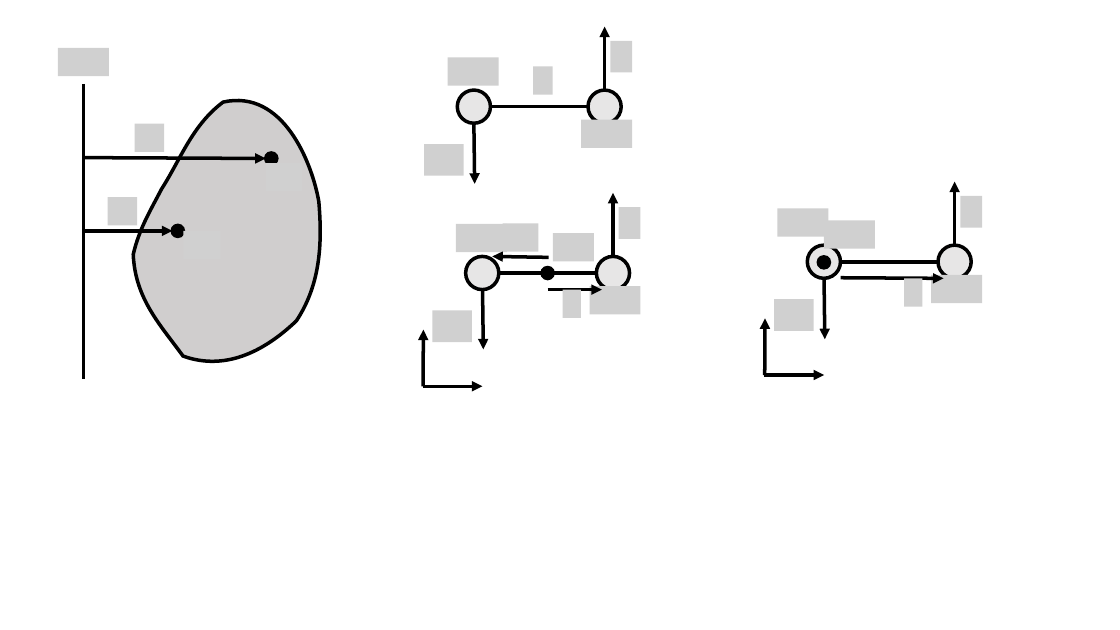
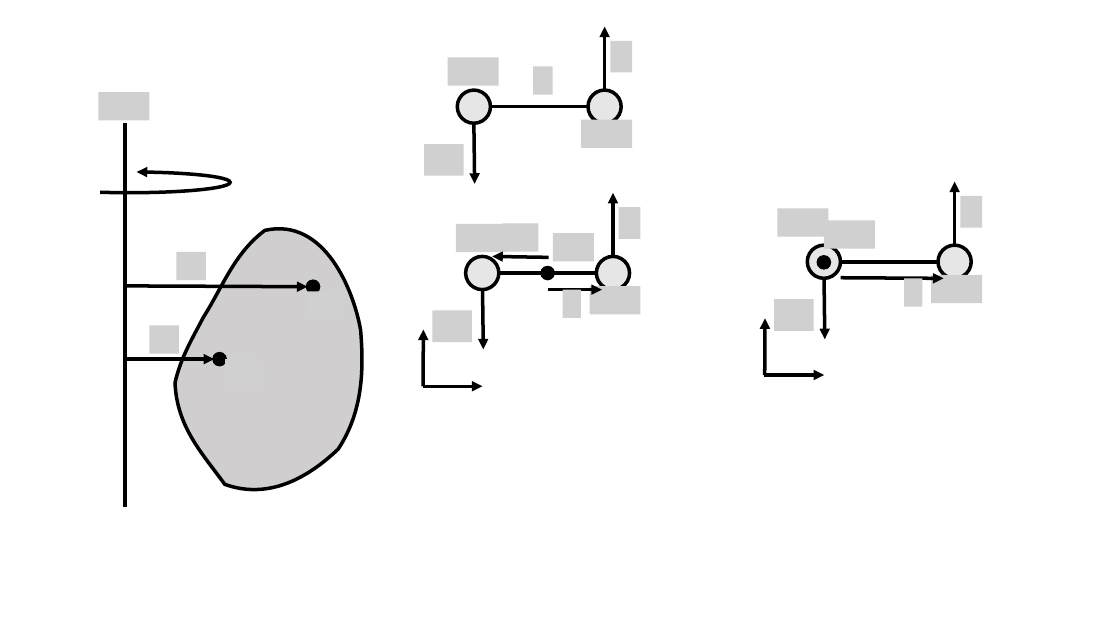
Before and after one commit to OSTP/PhysicsArtofModelling, a slide deck: slide 5 of tex/figures/RotationalDynamics/Figures.pptx (slide 4 before the commit). Drawn at 1120x630 pixels with LibreOffice and Linux fonts; fonts in the diff are those of the drawing; grey boxes stand for pictures; background and template pictures are left out. Boxes give left, top, right and bottom in pixels: in the first picture for what was removed or moved away, otherwise in the second. Text is boxed around its words. In the diff, an @@ line names an element or a change of style, - is before the commit and + after.

```diff
--- a/tex/figures/RotationalDynamics/Figures.pptx
+++ b/tex/figures/RotationalDynamics/Figures.pptx
@@ picture removed at [58, 48, 109, 76] @@
@@ picture added at [98, 92, 150, 121] @@
@@ line moved from (83, 84) - (83, 379) to (125, 124) - (125, 507) @@
@@ arc (boxed as its full ellipse) added at [29, 172, 230, 193], outline #000000 3 pt @@
@@ 4 pictures, 2 arrows, 2 ellipses, 1 freeform shape: place and size @@
-4 pictures, 2 arrows, 2 ellipses, 1 freeform shape at [83, 101, 321, 361]
+4 pictures, 2 arrows, 2 ellipses, 1 freeform shape at [125, 229, 362, 489]
```
Also in this commit, not shown: 2 other slides changed, 7 slides added, 1 slide removed, 16 other files.
